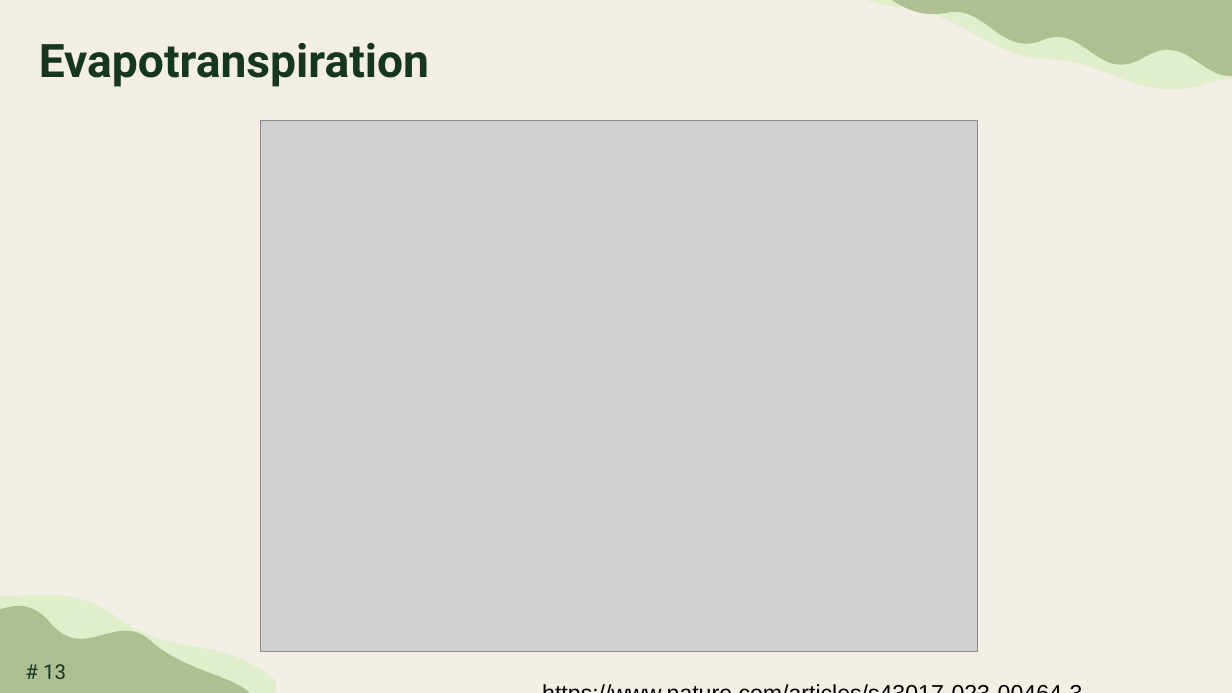
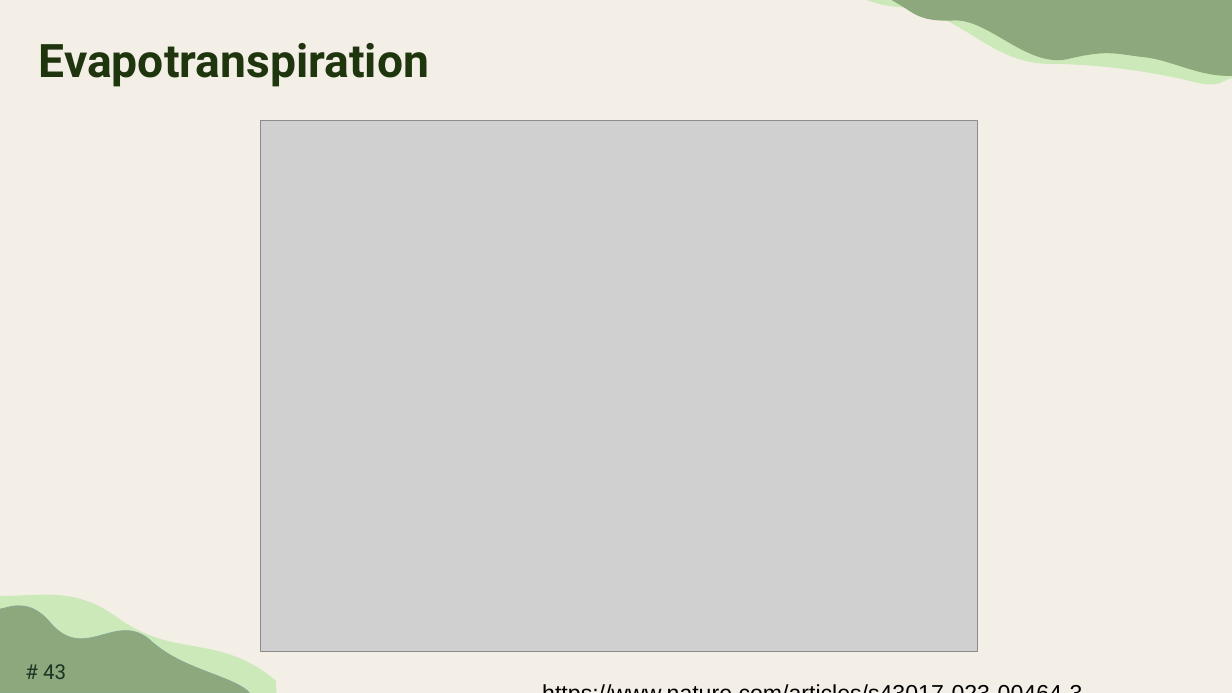
Before and after one commit to TimoDiepers/woodway, a slide deck: slide 43 of docs/slides/dissvortrag.pptx (slide 13 before the commit). Drawn at 1232x693 pixels with LibreOffice and Linux fonts; fonts in the diff are those of the drawing; grey boxes stand for pictures; background and template pictures are left out. Boxes give left, top, right and bottom in pixels: in the first picture for what was removed or moved away, otherwise in the second. Text is boxed around its words. In the diff, an @@ line names an element or a change of style, - is before the commit and + after.

```diff
--- a/docs/slides/dissvortrag.pptx
+++ b/docs/slides/dissvortrag.pptx
@@ freeform shape at (x1=866, y1=0, x2=1232, y2=135): fill #E1EECC to #CCE9BA; outline redrawn @@
@@ freeform shape at (x1=890, y1=0, x2=1232, y2=129): fill #AEBF92 to #8DA87C; outline redrawn @@
@@ title "Evapotranspiration" at (x1=39, y1=43, x2=429, y2=87): text colour #173523 to #1F350D @@
@@ freeform shape at (x1=0, y1=585, x2=277, y2=693): fill #E1EECC to #CCE9BA @@
@@ freeform shape at (x1=0, y1=597, x2=250, y2=693): fill #AEBF92 to #8DA87C; outline none to #87A892 0.63 pt @@
@@ page number at (x1=43, y1=664, x2=66, y2=679): text changed @@
-# 13
+# 43
```
Also in this commit, not shown: 16 other slides changed, 48 slides added, 5 slides removed, 4 other files.
